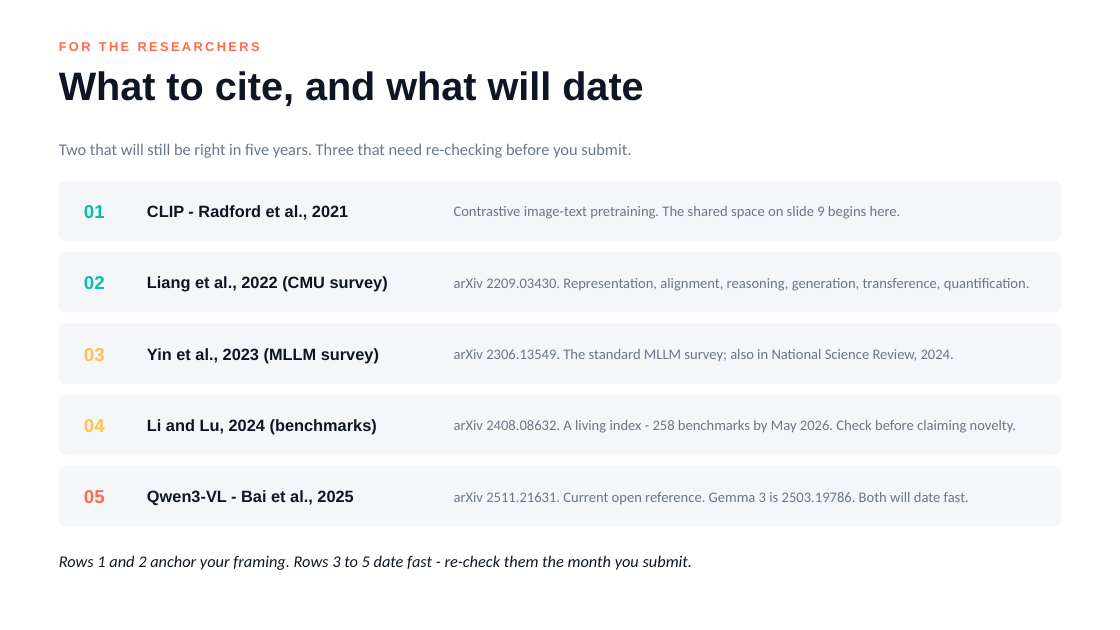
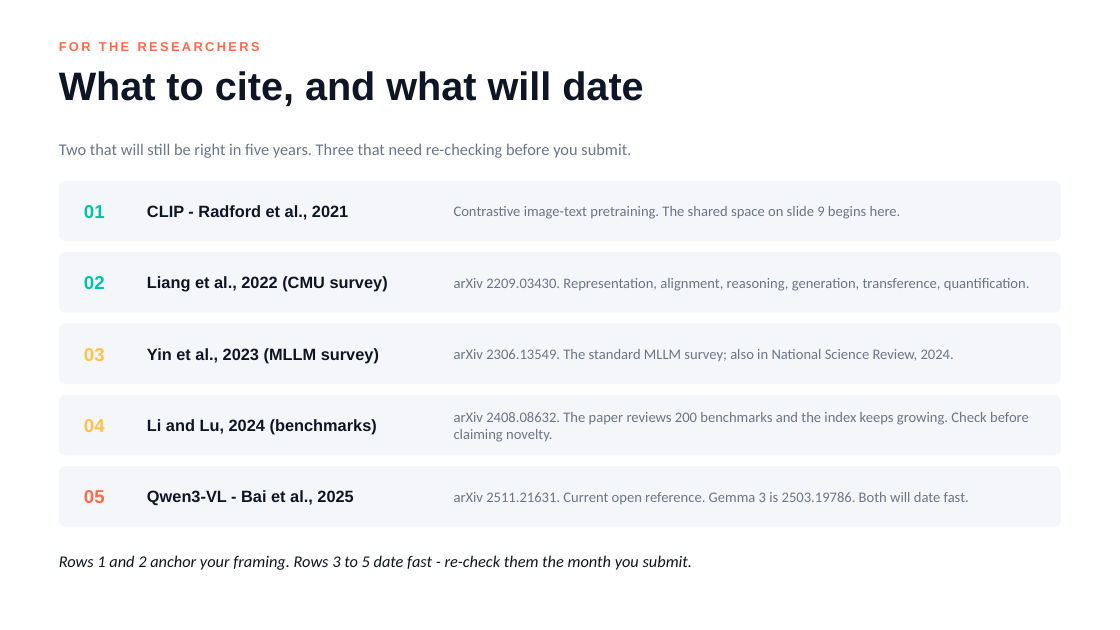
Before and after one commit to lksmangai/DeepLearning, a slide deck: slide 26 of Multimodal-AI-ATAL-FDP-Deck.pptx. Drawn at 1120x630 pixels with LibreOffice and Linux fonts; fonts in the diff are those of the drawing. Boxes give left, top, right and bottom in pixels: in the first picture for what was removed or moved away, otherwise in the second. Text is boxed around its words. In the diff, an @@ line names an element or a change of style, - is before the commit and + after.

```diff
--- a/Multimodal-AI-ATAL-FDP-Deck.pptx
+++ b/Multimodal-AI-ATAL-FDP-Deck.pptx
@@ text at [454, 412, 1029, 442]: text changed @@
-arXiv 2408.08632. A living index - 258 benchmarks by May 2026. Check before claiming novelty.
+arXiv 2408.08632. The paper reviews 200 benchmarks and the index keeps growing. Check before claiming novelty.
```
Also in this commit, not shown: 8 other slides changed.
